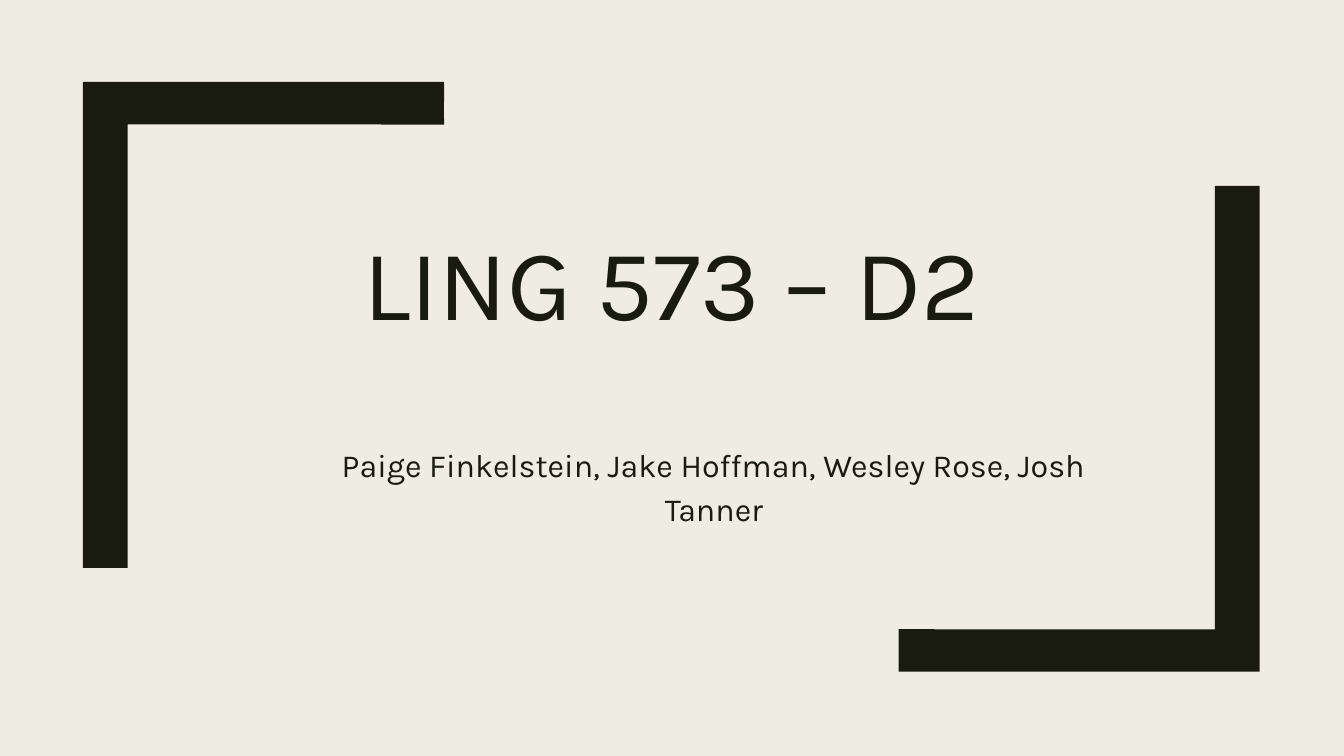
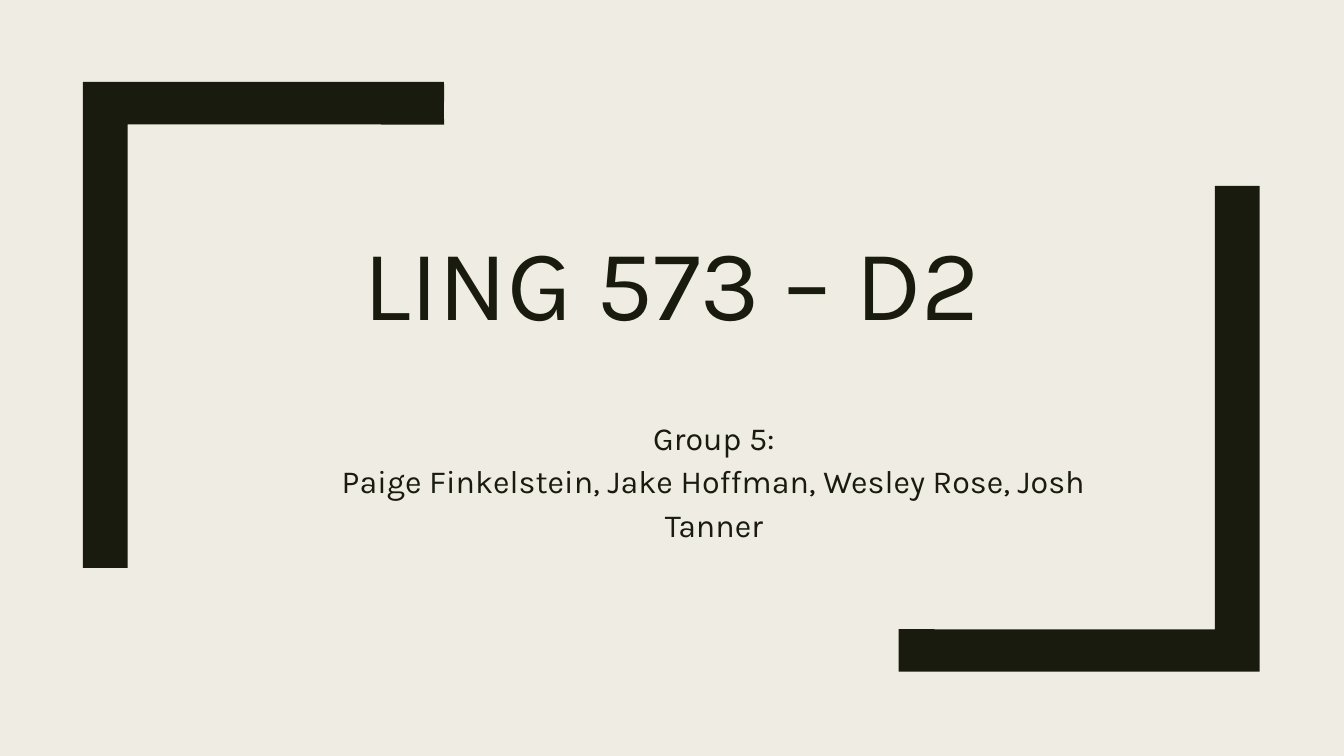
Before and after one commit to Mindful/ling-573, a slide deck: slide 1 of doc/D2_presentation.pptx. Drawn at 1344x756 pixels with LibreOffice and Linux fonts; fonts in the diff are those of the drawing. Boxes give left, top, right and bottom in pixels: in the first picture for what was removed or moved away, otherwise in the second. Text is boxed around its words. In the diff, an @@ line names an element or a change of style, - is before the commit and + after.

```diff
--- a/doc/D2_presentation.pptx
+++ b/doc/D2_presentation.pptx
@@ subtitle "Group 5:": place and size @@
-subtitle "Group 5:" at <box>342,455,1085,522</box>
+subtitle "Group 5:" at <box>342,429,1085,538</box>
@@ subtitle at <box>653,429,775,458</box>: paragraph added @@
+Group 5:
```
Also in this commit, not shown: 2 other slides changed.
